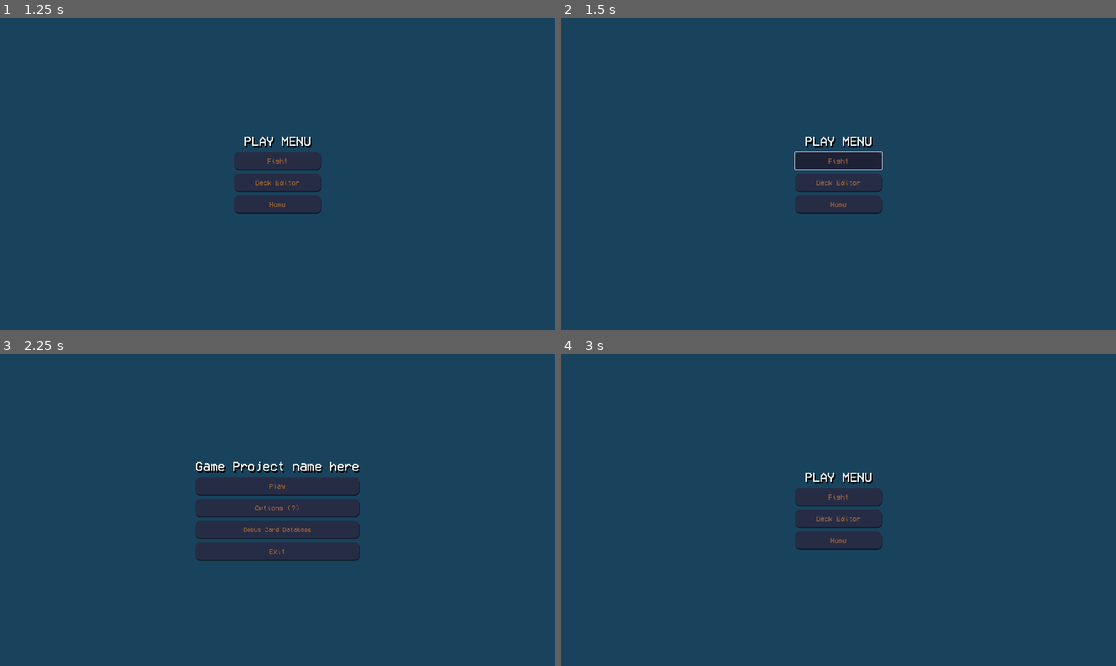
Above: before the commit, frames 1-4 (two rows, left to right).
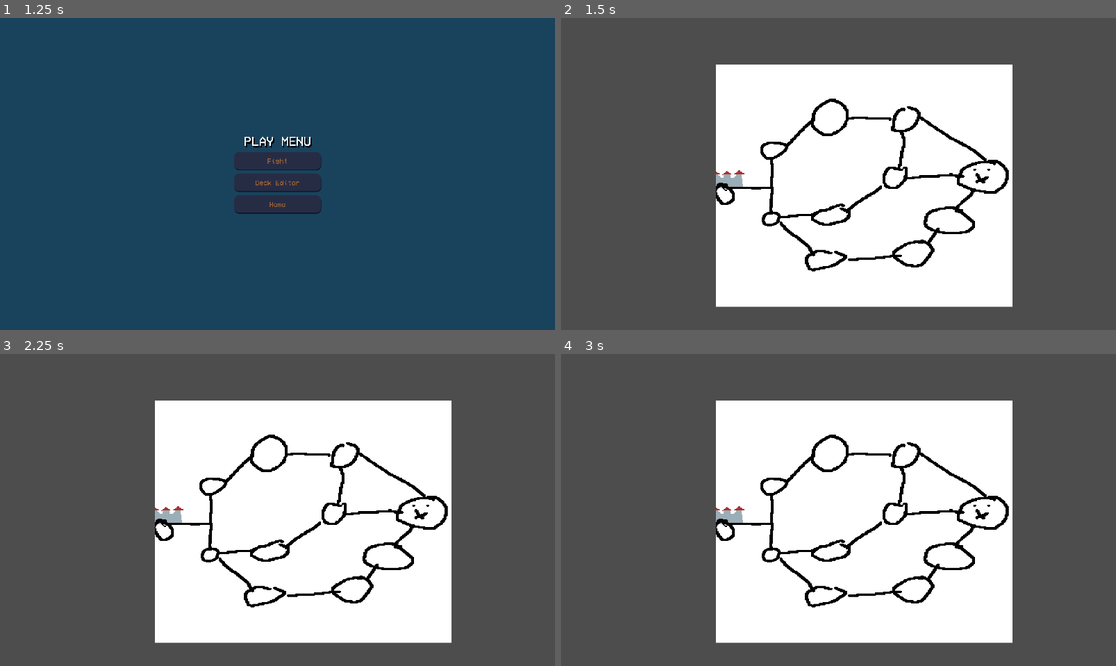
Above: after the commit, the same moments.

Repository: arch-jpg/eidsWi25
Game: Godot game, scene res://scenes/mainmenu/main_menu.tscn
The game is run twice, just before and just after one commit, with the same random seed, the same clock (stepped at 60 frames per second) and the same inputs.
Inputs (mouse positions are in pixels of both pictures, inside the frame that each line leads up to):
- Up to frame 1 (1.25 s): click "Play" at 0.5 s
- Up to frame 2 (1.5 s): click "Fight" at 1.25 s
- Up to frame 3 (2.25 s): click (277, 541) at 2 s, where only the run before the commit has a clickable "Home"
- Up to frame 4 (3 s): click (838, 485) at 2.75 s, where only the run before the commit has a clickable "Play"

Frame 1 is identical in both runs. In frame 2, 100% of the frame differs, in the area x 0-100%, y 0-100%; in frame 3, 100%; in frame 4, 100%.
Error after the commit: Invalid access to property or key 'last_completed_level' on a base object of type 'Dictionary'. (res://scenes/maps/level_selector.gd:38)

Commit message:
Added Scene changes pre battle to Map into Battle with active Gamestate

Diff:
--- a/project.godot
+++ b/project.godot
@@ -18,8 +18,8 @@
 [autoload]
 
 CardDatabase="*res://scripts/card_database.gd"
+DeckManager="*res://scripts/deck_manager.gd"
 EnemiesDatabase="*res://scripts/enemy_database.gd"
-DeckManager="*res://scripts/deck_manager.gd"
 GameState="*res://scripts/game_state.gd"
 
 [display]
--- a/scenes/maps/level_selector.gd
+++ b/scenes/maps/level_selector.gd
@@ -27,8 +27,8 @@
 
     save_completed_level()
 	# Hier die Kampfszene oder das Level laden
-
-	# get_tree().change_scene_to_file("res://scenes/fightscene/combat_scene.tscn")
+    GameState.setup_combat(level_id, [enemy_1_id, enemy_2_id, enemy_3_id])
+    get_tree().change_scene_to_file("res://scenes/fightscene/combat_scene.tscn")
 
 func update_clickable_state():
     """Prüft ob dieses Level klickbar sein soll"""
--- a/scenes/playermenu/player_menu.gd
+++ b/scenes/playermenu/player_menu.gd
@@ -2,8 +2,9 @@
 
 
 func _on_kampf_pressed() -> void:
-	print("Kampf button pressed - TODO: Implement battle scene")
+	print("Kampf button pressed - Map for Path Figth")
 	# TODO: get_tree().change_scene_to_file("res://scenes/battle/battle.tscn")
+	get_tree().change_scene_to_file("res://scenes/maps/map_01.tscn")
 
 
 func _on_deck_editor_pressed() -> void:
